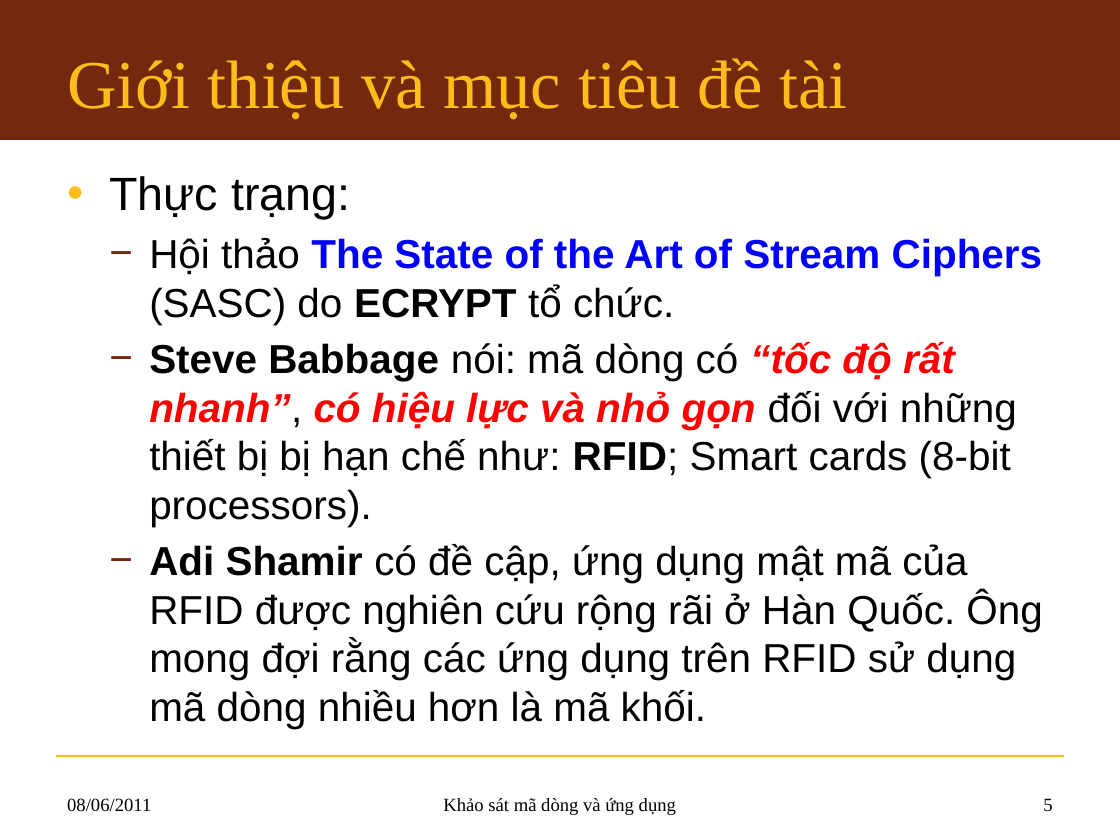
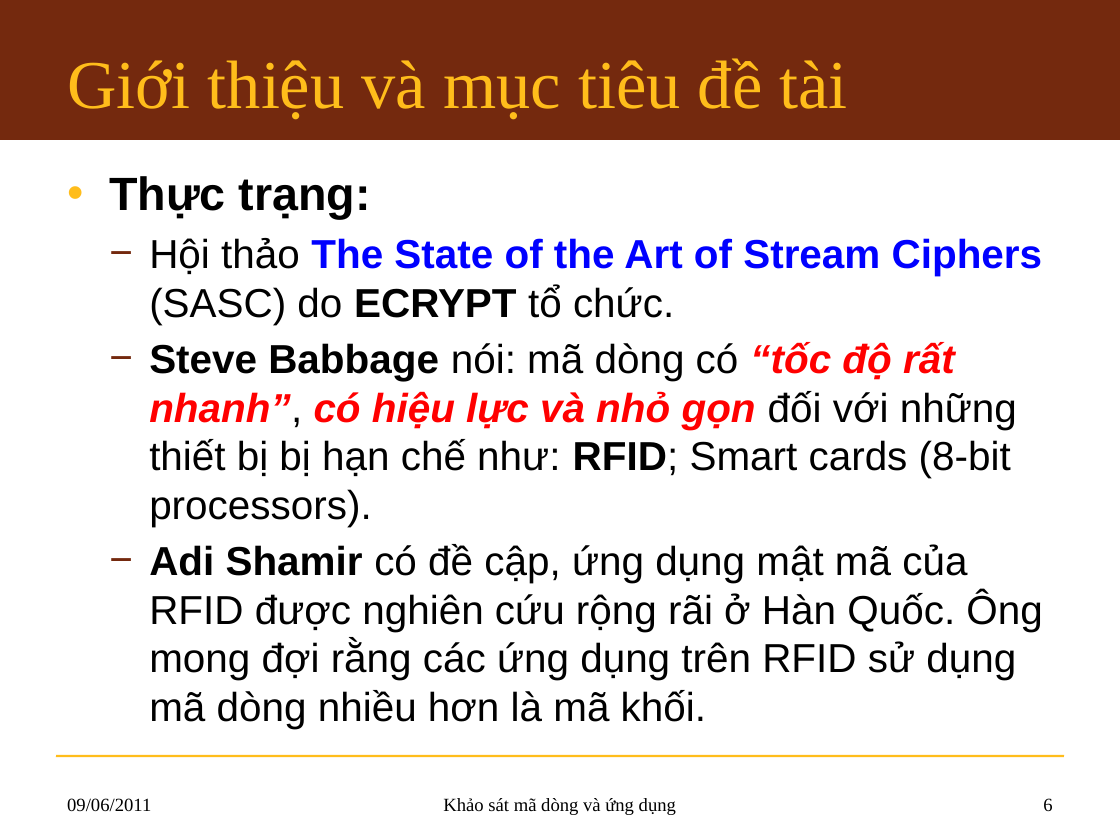
Before and after one commit to hemprasad/lvmm-sc, a slide deck: slide 6 of 7.Slide/KLTN_Slide.pptx (slide 5 before the commit). Drawn at 1120x840 pixels with LibreOffice and Linux fonts; fonts in the diff are those of the drawing; background and template pictures are left out. Boxes give left, top, right and bottom in pixels: in the first picture for what was removed or moved away, otherwise in the second. Text is boxed around its words. In the diff, an @@ line names an element or a change of style, - is before the commit and + after.

```diff
--- a/7.Slide/KLTN_Slide.pptx
+++ b/7.Slide/KLTN_Slide.pptx
@@ text at <box>109,176,371,220</box>: bold on in "Thực trạng:" @@
@@ text at <box>67,798,151,812</box>: text changed @@
-08/06/2011
+09/06/2011
@@ page number at <box>1043,798,1052,812</box>: text changed @@
-5
+6
```
Also in this commit, not shown: 6 other slides changed, 10 slides added.
